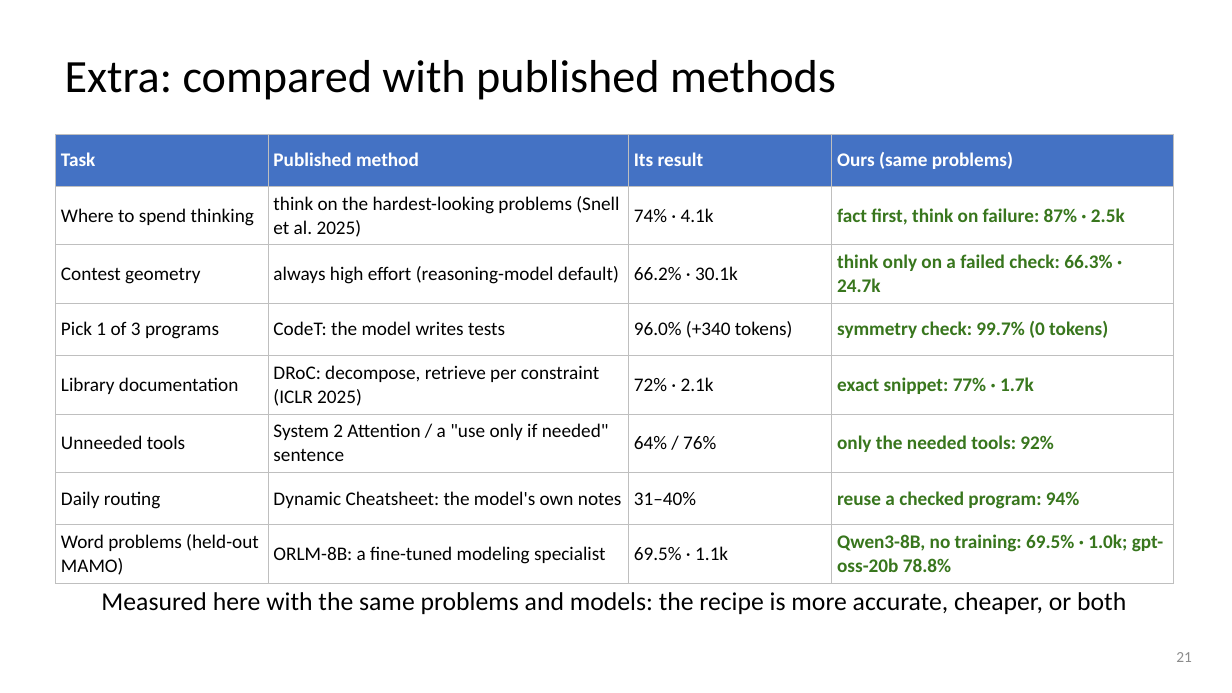
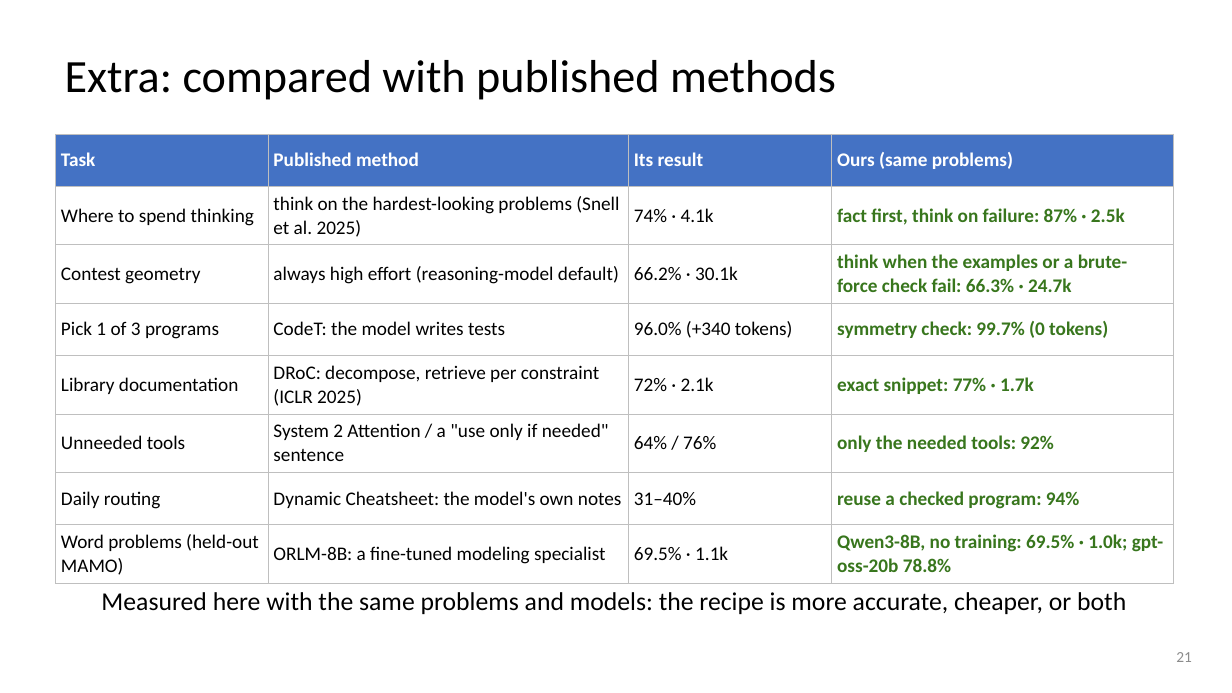
Before and after one commit to dlwns147/CSED490E_Project_Team5, a slide deck: slide 21 of Proposal_Team5.pptx. Drawn at 1232x693 pixels with LibreOffice and Linux fonts; fonts in the diff are those of the drawing. Boxes give left, top, right and bottom in pixels: in the first picture for what was removed or moved away, otherwise in the second. Text is boxed around its words. In the diff, an @@ line names an element or a change of style, - is before the commit and + after.

```diff
--- a/Proposal_Team5.pptx
+++ b/Proposal_Team5.pptx
@@ table at (55, 134, 1174, 579) @@
-row 3, column 4: think only on a failed check: 66.3% · 24.7k
+row 3, column 4: think when the examples or a brute-force check fail: 66.3% · 24.7k
```
Also in this commit, not shown: 3 other slides changed, 8 other files.
